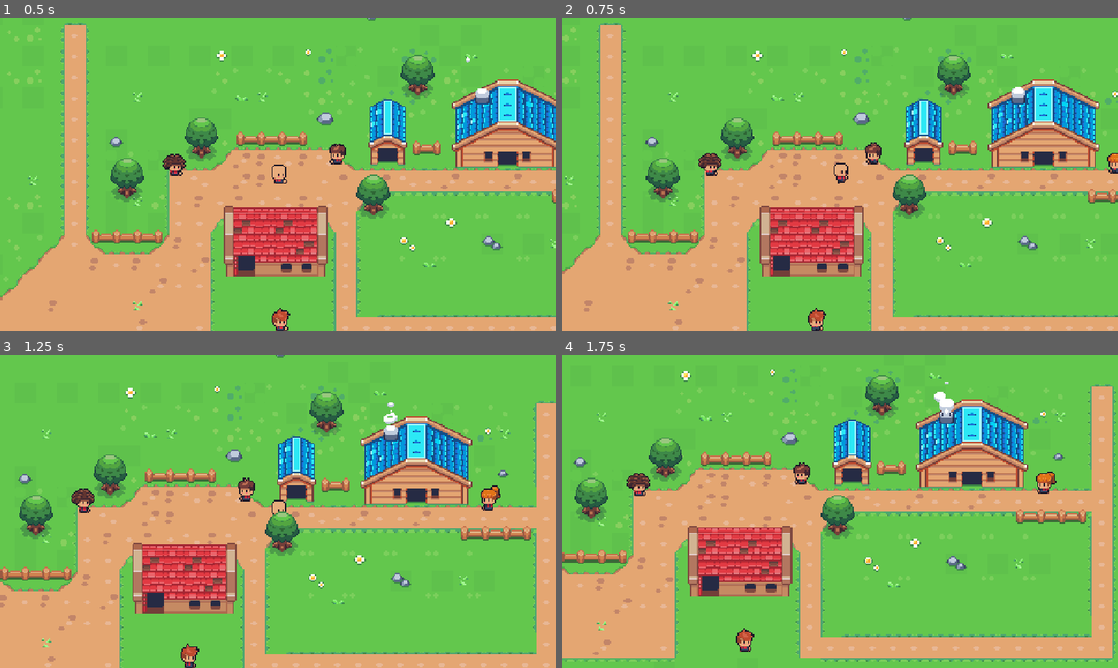
Above: before the commit, frames 1-4 (two rows, left to right).
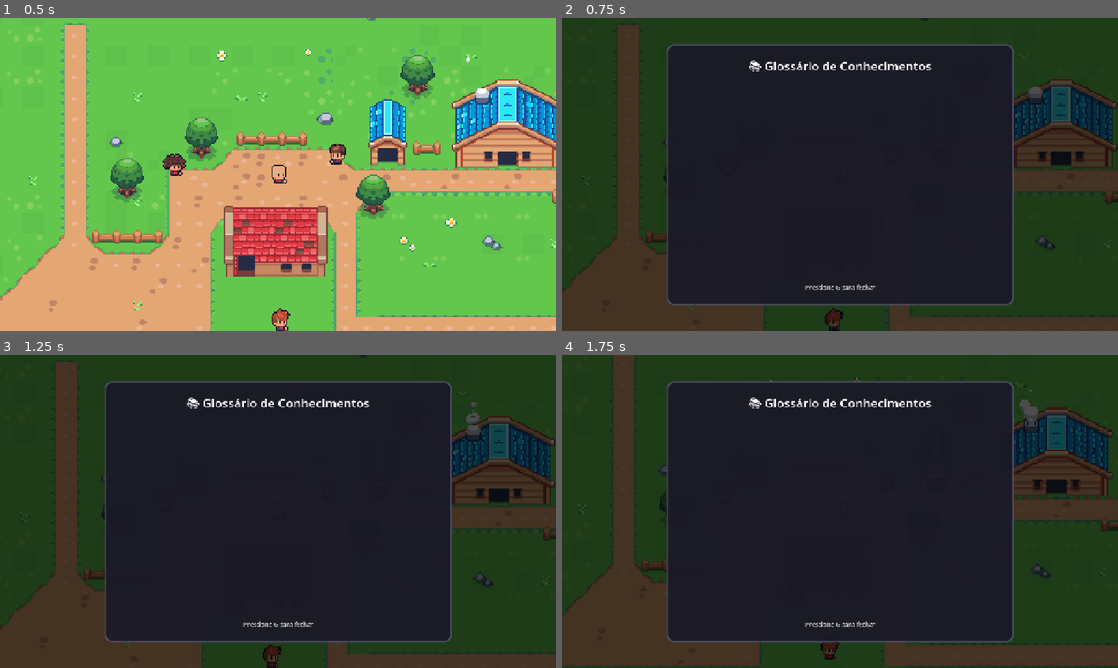
Above: after the commit, the same moments.

Repository: analuizavasconcelos/alquimia-rpg-educacional
Game: Godot game, scene res://scenes/levels/vilarejo.tscn
The game is run twice, just before and just after one commit, with the same random seed, the same clock (stepped at 60 frames per second) and the same inputs.
Inputs (mouse positions are in pixels of both pictures, inside the frame that each line leads up to):
- Up to frame 1 (0.5 s): no input
- Up to frame 2 (0.75 s): tap Enter (ui_accept) at 0.5 s; move the mouse to (962, 158) at 0.52 s; hold Right (ui_right) from 0.53 s (still down); tap G at 0.6 s; click (962, 158) at 0.67 s
- Up to frame 3 (1.25 s): keep holding Right (ui_right); tap Enter (ui_accept) at 0.77 s
- Up to frame 4 (1.75 s): tap G at 1.25, 1.35 s; move the mouse to (728, 527) at 1.27 s; release Right (ui_right) at 1.28 s; hold Down (ui_down) from 1.28 s (still down); click (728, 527) at 1.42 s; tap Enter (ui_accept) at 1.52 s

Frame 1 is identical in both runs. In frame 2, 100% of the frame differs, in the area x 0-100%, y 0-100%; in frame 3, 100%; in frame 4, 100%.

Commit message:
Add knowledge glossary feature, update player movement restrictions based on glossary visibility, and integrate glossary into the vilarejo scene.

Diff:
--- a/scenes/characters/player/player.gd
+++ b/scenes/characters/player/player.gd
@@ -21,8 +21,14 @@
 		elif "is_dialogue_active" in dialogue_manager:
 			dialogue_active = dialogue_manager.is_dialogue_active
 
-	# Se há diálogo ativo, não permitir movimentação
-	if dialogue_active:
+	# Verificar se o glossário está aberto
+	var glossary = get_tree().get_first_node_in_group("knowledge_glossary")
+	var glossary_open = false
+	if glossary and glossary.visible:
+		glossary_open = true
+
+	# Se há diálogo ativo ou glossário aberto, não permitir movimentação
+	if dialogue_active or glossary_open:
 		velocity = Vector2.ZERO
 		update_animation(Vector2.ZERO)
 		return
--- a/scenes/levels/vilarejo.tscn
+++ b/scenes/levels/vilarejo.tscn
@@ -17,6 +17,7 @@
 [ext_resource type="Script" uid="uid://07sbjtlvd86u" path="res://scenes/ui/dialogue_manager.gd" id="16_dialogue_manager"]
 [ext_resource type="Script" uid="uid://bclk7rsr0x0j5" path="res://scenes/ui/knowledge_manager.gd" id="17_knowledge_manager"]
 [ext_resource type="PackedScene" path="res://scenes/ui/knowledge_notification.tscn" id="18_knowledge_notification"]
+[ext_resource type="PackedScene" path="res://scenes/ui/knowledge_glossary.tscn" id="19_knowledge_glossary"]
 
 [sub_resource type="TileSetAtlasSource" id="TileSetAtlasSource_fjlch"]
 texture = ExtResource("2_tileset")
@@ -10685,3 +10686,6 @@
 
 [node name="KnowledgeNotification" parent="." instance=ExtResource("18_knowledge_notification")]
 visible = false
+
+[node name="KnowledgeGlossary" parent="." instance=ExtResource("19_knowledge_glossary")]
+visible = false
--- /dev/null
+++ b/scenes/ui/knowledge_glossary.gd
@@ -0,0 +1,181 @@
+extends CanvasLayer
+
+@onready var control: Control = $Control
+@onready var knowledge_list: VBoxContainer = $Control/Panel/VBox/ScrollContainer/KnowledgeList
+var empty_label: Label = null
+
+var knowledge_manager: Node = null
+var knowledge_items: Dictionary = {}  # Guarda referências aos itens criados
+
+func _ready() -> void:
+	visible = false
+	if control:
+		control.visible = false
+
+	# Buscar EmptyLabel de forma segura
+	empty_label = get_node_or_null("Control/Panel/VBox/ScrollContainer/KnowledgeList/EmptyLabel")
+
+	# Buscar KnowledgeManager
+	knowledge_manager = get_tree().get_first_node_in_group("knowledge_manager")
+	if knowledge_manager:
+		knowledge_manager.knowledge_unlocked.connect(_on_knowledge_unlocked)
+		# Atualizar lista inicial
+		_update_knowledge_list()
+
+	# Adicionar ao grupo para facilitar acesso
+	add_to_group("knowledge_glossary")
+
+func _input(event: InputEvent) -> void:
+	# Toggle do glossário com tecla G
+	if event is InputEventKey and event.pressed:
+		# Tecla G para abrir/fechar
+		if event.keycode == KEY_G:
+			if visible:
+				close_glossary()
+			else:
+				# Verificar se não há diálogo ativo antes de abrir
+				var dialogue_manager = get_tree().get_first_node_in_group("dialogue_manager")
+				var dialogue_active = false
+				if dialogue_manager and dialogue_manager.has_method("get_is_dialogue_active"):
+					dialogue_active = dialogue_manager.get_is_dialogue_active()
+
+				if not dialogue_active:
+					open_glossary()
+			get_viewport().set_input_as_handled()
+		# ESC também fecha
+		elif event.keycode == KEY_ESCAPE and visible:
+			close_glossary()
+			get_viewport().set_input_as_handled()
+
+func open_glossary() -> void:
+	visible = true
+	if control:
+		control.visible = true
+	_update_knowledge_list()
+	# Não pausar o jogo, apenas bloquear input do player
+	# O player já verifica se há diálogo ativo, podemos adicionar verificação de glossário também
+
+func close_glossary() -> void:
+	visible = false
+	if control:
+		control.visible = false
+
+func _on_knowledge_unlocked(knowledge_id: String, knowledge_name: String, knowledge_description: String) -> void:
+	# Quando um conhecimento é desbloqueado, atualizar a lista
+	_update_knowledge_list()
+
+func _update_knowledge_list() -> void:
+	if not knowledge_manager:
+		return
+
+	# Limpar lista atual (exceto empty_label)
+	for child in knowledge_list.get_children():
+		if child != empty_label:
+			child.queue_free()
+	knowledge_items.clear()
+
+	# Obter conhecimentos desbloqueados
+	var unlocked = []
+	if knowledge_manager.has_method("is_knowledge_unlocked"):
+		# Iterar sobre todos os conhecimentos disponíveis
+		if "available_knowledge" in knowledge_manager:
+			var available = knowledge_manager.available_knowledge
+			for knowledge_id in available.keys():
+				if knowledge_manager.is_knowledge_unlocked(knowledge_id):
+					var info = knowledge_manager.get_knowledge_info(knowledge_id)
+					unlocked.append({
+						"id": knowledge_id,
+						"name": info.get("name", knowledge_id),
+						"description": info.get("description", ""),
+						"category": info.get("category", "quimica")
+					})
+
+	# Ordenar por categoria e depois por nome
+	unlocked.sort_custom(_sort_knowledge)
+
+	# Esconder empty_label se houver conhecimentos
+	if empty_label:
+		if unlocked.size() > 0:
+			empty_label.visible = false
+		else:
+			empty_label.visible = true
+
+	if unlocked.size() > 0:
+		# Criar itens para cada conhecimento
+		var current_category = ""
+		for knowledge in unlocked:
+			# Adicionar separador de categoria se mudou
+			if knowledge.category != current_category:
+				current_category = knowledge.category
+				var category_label = _create_category_label(current_category)
+				knowledge_list.add_child(category_label)
+
+			# Criar item de conhecimento
+			var item = _create_knowledge_item(knowledge.name, knowledge.description)
+			knowledge_list.add_child(item)
+			knowledge_items[knowledge.id] = item
+
+func _sort_knowledge(a: Dictionary, b: Dictionary) -> bool:
+	if a.category != b.category:
+		return a.category < b.category
+	return a.name < b.name
+
+func _create_category_label(category: String) -> Label:
+	var label = Label.new()
+	# Capitalizar primeira letra manualmente
+	var category_display = category
+	if category.length() > 0:
+		category_display = category[0].to_upper() + category.substr(1)
+	label.text = "━━━ " + category_display + " ━━━"
+	label.add_theme_color_override("font_color", Color(0.6, 0.8, 1.0, 1.0))
+	label.add_theme_font_size_override("font_size", 18)
+	label.horizontal_alignment = HORIZONTAL_ALIGNMENT_CENTER
+	return label
+
+func _create_knowledge_item(name: String, description: String) -> Panel:
+	var panel = Panel.new()
+	var style = StyleBoxFlat.new()
+	style.bg_color = Color(0.15, 0.15, 0.2, 0.8)
+	style.border_width_left = 2
+	style.border_width_top = 2
+	style.border_width_right = 2
+	style.border_width_bottom = 2
+	style.border_color = Color(0.3, 0.3, 0.4, 1)
+	style.corner_radius_top_left = 8
+	style.corner_radius_top_right = 8
+	style.corner_radius_bottom_right = 8
+	style.corner_radius_bottom_left = 8
+	panel.add_theme_stylebox_override("panel", style)
+
+	# MarginContainer para padding interno
+	var margin = MarginContainer.new()
+	panel.add_child(margin)
+	margin.set_anchors_and_offsets_preset(Control.PRESET_FULL_RECT)
+	margin.add_theme_constant_override("margin_left", 15)
+	margin.add_theme_constant_override("margin_top", 12)
+	margin.add_theme_constant_override("margin_right", 15)
+	margin.add_theme_constant_override("margin_bottom", 12)
+
+	var vbox = VBoxContainer.new()
+	margin.add_child(vbox)
+	vbox.set_anchors_and_offsets_preset(Control.PRESET_FULL_RECT)
+	vbox.add_theme_constant_override("separation", 10)
+
+	var name_label = Label.new()
+	name_label.text = "• " + name
+	name_label.add_theme_color_override("font_color", Color(1.0, 0.84, 0.0, 1.0))  # Dourado
+	name_label.add_theme_font_size_override("font_size", 18)
+	name_label.autowrap_mode = TextServer.AUTOWRAP_WORD_SMART
+	vbox.add_child(name_label)
+
+	var desc_label = Label.new()
+	desc_label.text = description
+	desc_label.add_theme_color_override("font_color", Color(0.9, 0.9, 0.9, 1.0))
+	desc_label.add_theme_font_size_override("font_size", 14)
+	desc_label.autowrap_mode = TextServer.AUTOWRAP_WORD_SMART
+	vbox.add_child(desc_label)
+
+	# Ajustar tamanho mínimo
+	panel.custom_minimum_size = Vector2(0, 80)
+
+	return panel
--- /dev/null
+++ b/scenes/ui/knowledge_glossary.tscn
@@ -0,0 +1,98 @@
+[gd_scene load_steps=4 format=3 uid="uid://knowledge_glossary"]
+
+[ext_resource type="Script" path="res://scenes/ui/knowledge_glossary.gd" id="1_script"]
+
+[sub_resource type="StyleBoxFlat" id="StyleBoxFlat_bg"]
+bg_color = Color(0.1, 0.1, 0.15, 0.95)
+border_width_left = 4
+border_width_top = 4
+border_width_right = 4
+border_width_bottom = 4
+border_color = Color(0.3, 0.3, 0.4, 1)
+corner_radius_top_left = 16
+corner_radius_top_right = 16
+corner_radius_bottom_right = 16
+corner_radius_bottom_left = 16
+
+[node name="KnowledgeGlossary" type="CanvasLayer"]
+script = ExtResource("1_script")
+
+[node name="Control" type="Control" parent="."]
+layout_mode = 3
+anchors_preset = 15
+anchor_right = 1.0
+anchor_bottom = 1.0
+grow_horizontal = 2
+grow_vertical = 2
+mouse_filter = 0
+
+[node name="Background" type="ColorRect" parent="Control"]
+layout_mode = 1
+anchors_preset = 15
+anchor_right = 1.0
+anchor_bottom = 1.0
+grow_horizontal = 2
+grow_vertical = 2
+color = Color(0, 0, 0, 0.7)
+
+[node name="Panel" type="Panel" parent="Control"]
+layout_mode = 1
+anchors_preset = 8
+anchor_left = 0.5
+anchor_top = 0.5
+anchor_right = 0.5
+anchor_bottom = 0.5
+offset_left = -400.0
+offset_top = -300.0
+offset_right = 400.0
+offset_bottom = 300.0
+grow_horizontal = 2
+grow_vertical = 2
+theme_override_styles/panel = SubResource("StyleBoxFlat_bg")
+
+[node name="VBox" type="VBoxContainer" parent="Control/Panel"]
+layout_mode = 1
+anchors_preset = 15
+anchor_right = 1.0
+anchor_bottom = 1.0
+offset_left = 30.0
+offset_top = 30.0
+offset_right = -30.0
+offset_bottom = -30.0
+grow_horizontal = 2
+grow_vertical = 2
+
+[node name="TitleLabel" type="Label" parent="Control/Panel/VBox"]
+layout_mode = 2
+theme_override_colors/font_color = Color(1, 1, 1, 1)
+theme_override_font_sizes/font_size = 28
+text = "📚 Glossário de Conhecimentos"
+horizontal_alignment = 1
+
+[node name="HSeparator" type="HSeparator" parent="Control/Panel/VBox"]
+layout_mode = 2
+
+[node name="ScrollContainer" type="ScrollContainer" parent="Control/Panel/VBox"]
+layout_mode = 2
+size_flags_vertical = 3
+
+[node name="KnowledgeList" type="VBoxContainer" parent="Control/Panel/VBox/ScrollContainer"]
+layout_mode = 2
+size_flags_horizontal = 3
+add_theme_constant_override("separation", 12)
+
+[node name="EmptyLabel" type="Label" parent="Control/Panel/VBox/ScrollContainer/KnowledgeList"]
+layout_mode = 2
+theme_override_colors/font_color = Color(0.7, 0.7, 0.7, 1)
+theme_override_font_sizes/font_size = 16
+text = "Nenhum conhecimento adquirido ainda.
+Explore o mundo e converse com os NPCs para aprender!"
+horizontal_alignment = 1
+autowrap_mode = 3
+
+[node name="CloseLabel" type="Label" parent="Control/Panel/VBox"]
+layout_mode = 2
+theme_override_colors/font_color = Color(0.8, 0.8, 0.8, 1)
+theme_override_font_sizes/font_size = 14
+text = "Pressione G para fechar"
+horizontal_alignment = 1
Not shown: 1 places in scenes/levels/vilarejo.tscn that only renumber resources
Not shown, added: scenes/ui/knowledge_glossary.gd.uid
